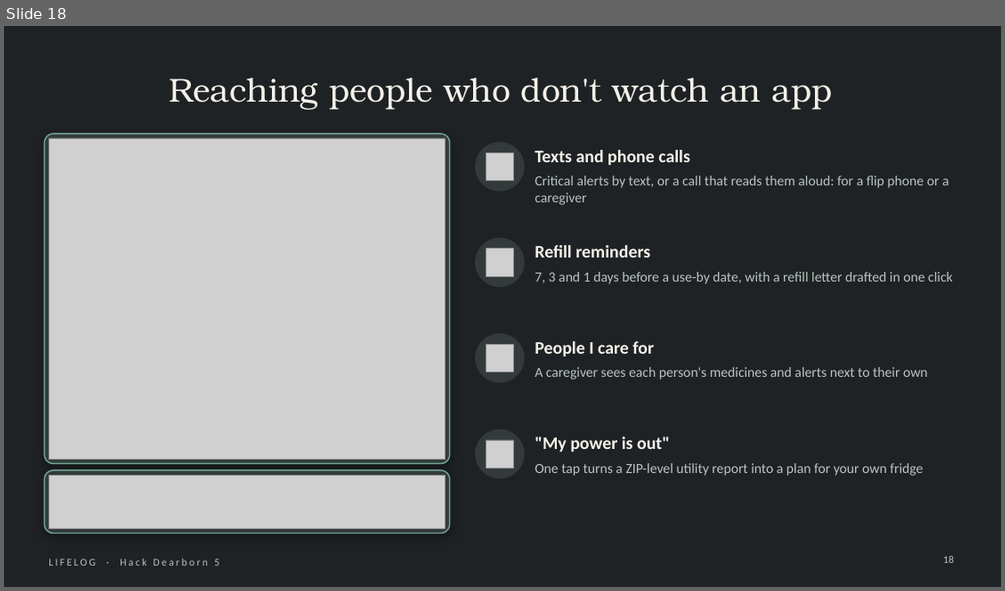
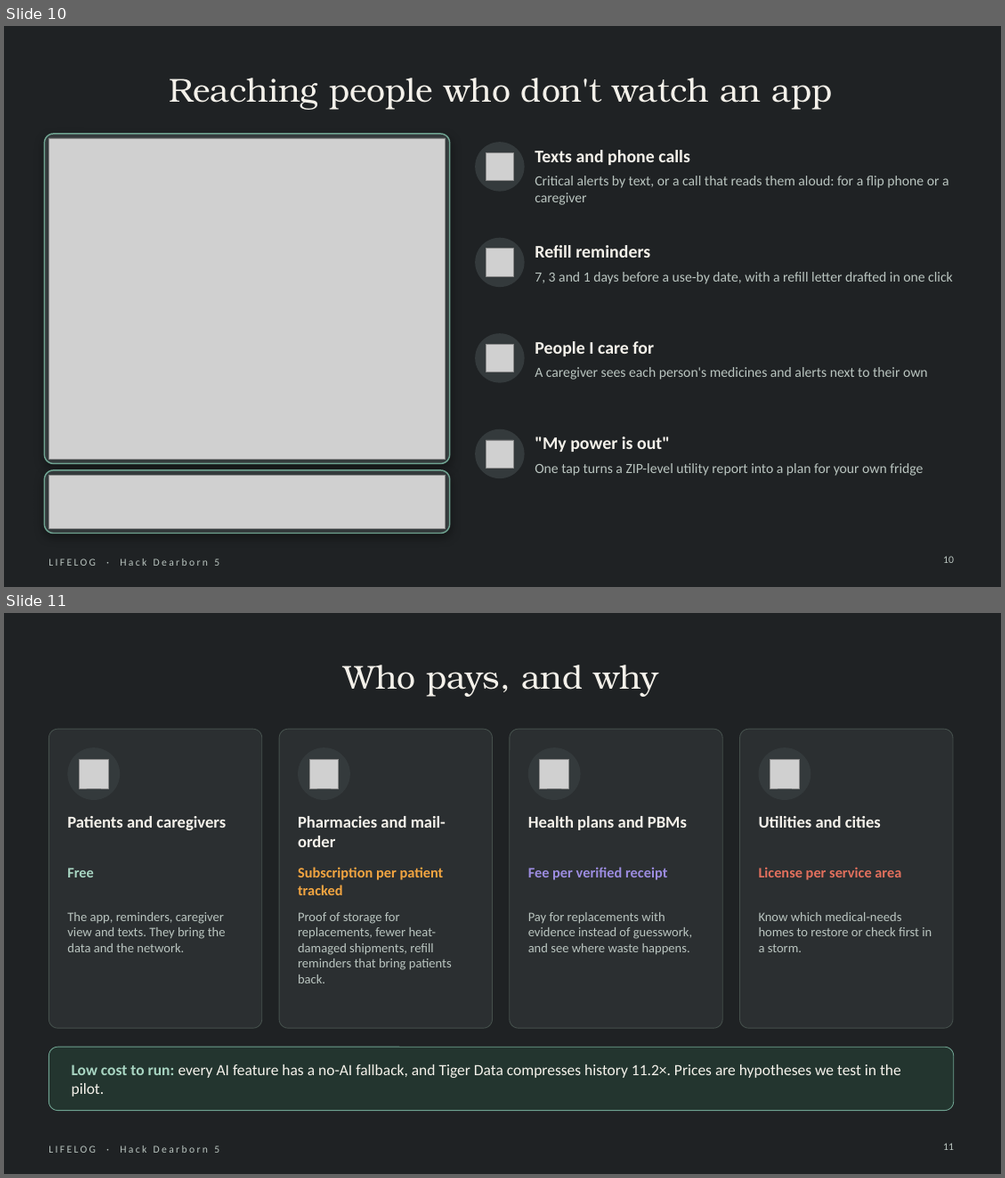
Before and after one commit to Manognya86/HackDearborn5, a slide deck: presentation/LIFELOG_HackDearborn5.pptx. Shown one above the other, each under a label of ours: slide 18 before the commit, slides 10 and 11 after it. The pictures are 1005x591 and 1005x1178 pixels, drawn with LibreOffice and Linux fonts; fonts in the diff are those of the drawing; grey boxes stand for pictures. Boxes give left, top, right and bottom in pixels: in the first picture for what was removed or moved away, otherwise in the second. Text is boxed around its words. In the diff, an @@ line names an element or a change of style, - is before the commit and + after.

```diff
--- a/presentation/LIFELOG_HackDearborn5.pptx
+++ b/presentation/LIFELOG_HackDearborn5.pptx
@@ slide 11 added at [4, 613, 1001, 1174], background #1F2224; not listed: 1 template element that a slide beside it also shows @@
@@ title added at [343, 665, 658, 697], 32 pt, text #F4F1EA @@
+Who pays, and why
@@ rounded rectangle added at [48, 729, 262, 1028], fill #2B2F31, outline #45504C 0.75 pt @@
@@ rounded rectangle added at [279, 729, 493, 1028], fill #2B2F31, outline #45504C 0.75 pt @@
@@ rounded rectangle added at [510, 729, 722, 1028], fill #2B2F31, outline #45504C 0.75 pt @@
@@ rounded rectangle added at [740, 729, 953, 1028], fill #2B2F31, outline #45504C 0.75 pt @@
@@ ellipse added at [67, 747, 120, 800], fill #343A3C @@
@@ picture added at [79, 759, 108, 788] @@
@@ ellipse added at [298, 747, 350, 800], fill #343A3C @@
@@ picture added at [309, 759, 339, 788] @@
@@ ellipse added at [528, 747, 581, 800], fill #343A3C @@
@@ picture added at [540, 759, 568, 788] @@
@@ ellipse added at [759, 747, 811, 800], fill #343A3C @@
@@ picture added at [769, 759, 799, 788] @@
@@ text added at [67, 816, 226, 830], 16 pt, text #F4F1EA, bold @@
+Patients and caregivers
@@ text added at [298, 816, 445, 847], 16 pt, text #F4F1EA, bold @@
+Pharmacies and mail-order
@@ text added at [528, 816, 687, 830], 16 pt, text #F4F1EA, bold @@
+Health plans and PBMs
@@ text added at [759, 816, 881, 827], 16 pt, text #F4F1EA, bold @@
+Utilities and cities
@@ text added at [67, 868, 94, 877], 14 pt, text #A8D5C2, bold @@
+Free
@@ text added at [298, 867, 444, 895], 14 pt, text #F2A541, bold @@
+Subscription per patient tracked
@@ text added at [528, 867, 667, 880], 14 pt, text #9C8CE0, bold @@
+Fee per verified receipt
@@ text added at [759, 867, 901, 880], 14 pt, text #E2705D, bold @@
+License per service area
@@ text added at [67, 912, 226, 952], 12.5 pt, text #B9C4BF @@
+The app, reminders, caregiver view and texts. They bring the data and the network.
@@ text added at [298, 912, 452, 983], 12.5 pt, text #B9C4BF @@
+Proof of storage for replacements, fewer heat-damaged shipments, refill reminders that bring patients back.
@@ text added at [528, 912, 692, 955], 12.5 pt, text #B9C4BF @@
+Pay for replacements with evidence instead of guesswork, and see where waste happens.
@@ text added at [759, 912, 931, 952], 12.5 pt, text #B9C4BF @@
+Know which medical-needs homes to restore or check first in a storm.
@@ rounded rectangle added at [48, 1046, 954, 1111], fill #23352F, outline #6FA391 0.75 pt @@
@@ text added at [72, 1064, 901, 1096], 15 pt, text #F4F1EA @@
+Low cost to run: every AI feature has a no-AI fallback, and Tiger Data compresses history 11.2×. Prices are hypotheses we test in the pilot.
@@ page number added at [943, 1143, 954, 1150], 10 pt, text #B9C4BF @@
+11
@@ what was slide 18 is now slide 10 @@
```
Also in this commit, not shown: 1 slide changed, 3 other slides added.
